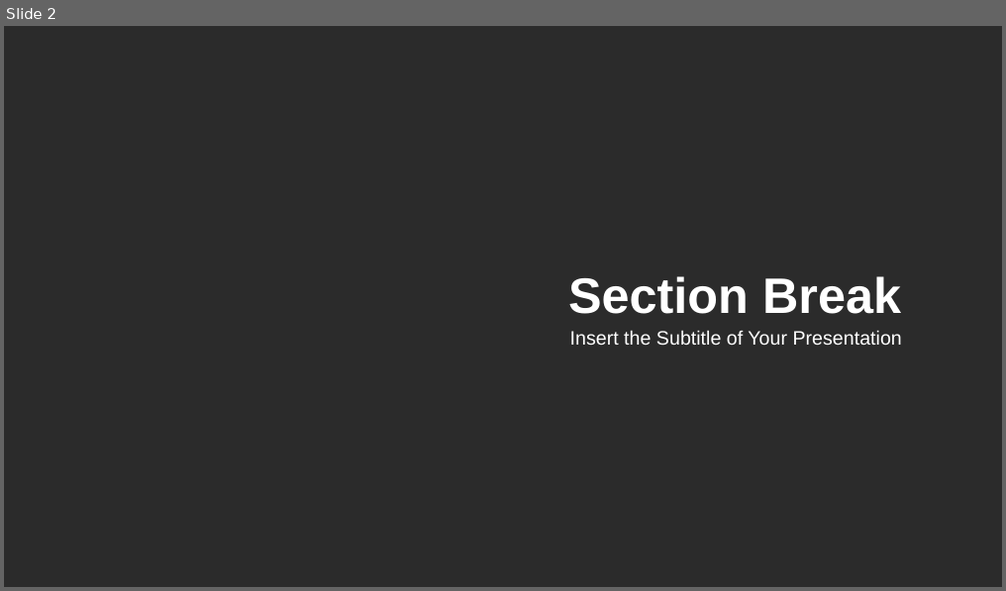
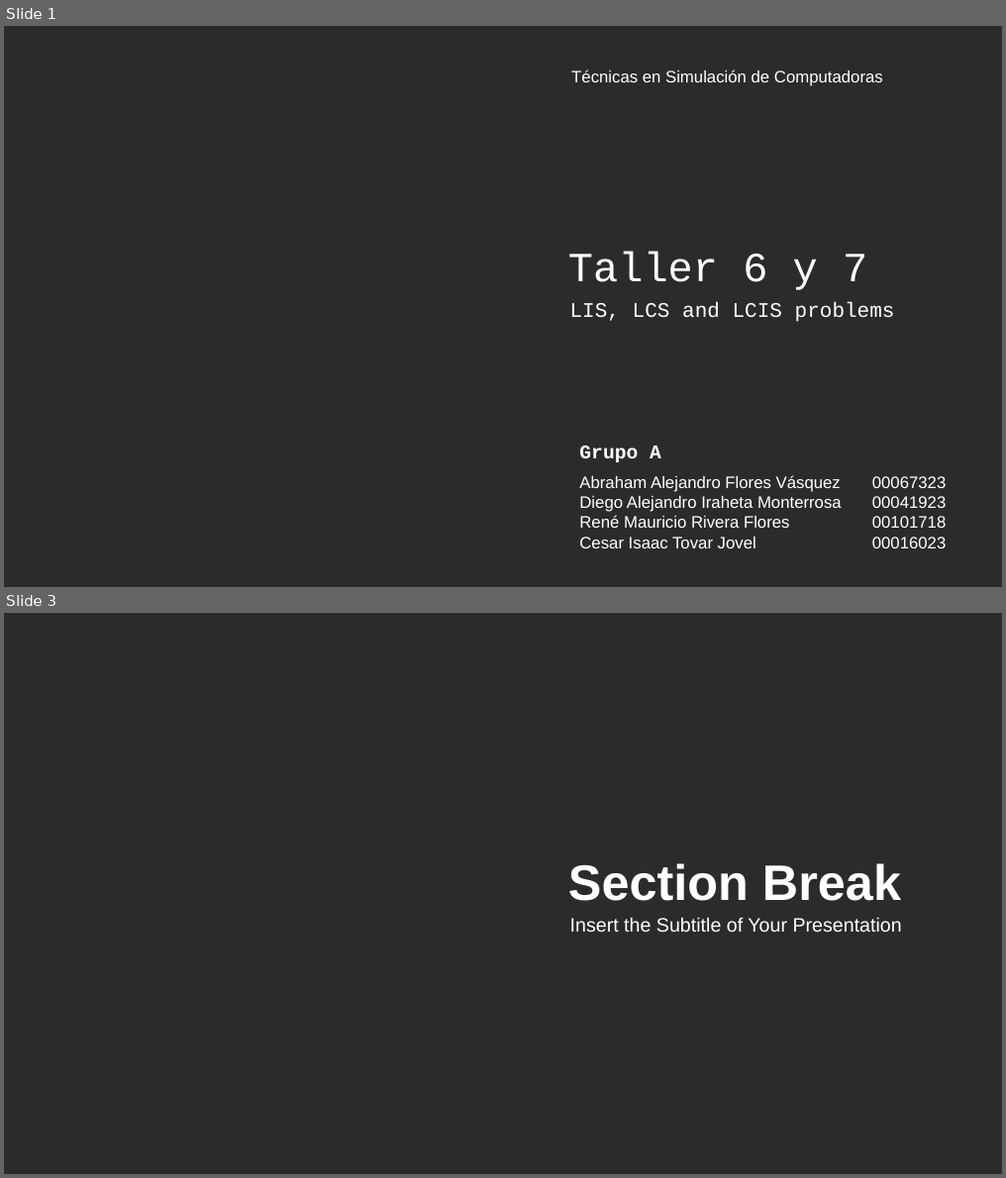
Before and after one commit to AlejandroFV74/UCA_files, a slide deck: Trabajos por ciclo/Ciclo 07/Simulacion_entornos_desarrollo/Block Chain PowerPoint Templates.pptx. Shown one above the other, each under a label of ours: slide 2 before the commit, slides 1 and 3 after it; the slides between them are not shown. The pictures are 1006x591 and 1006x1178 pixels, drawn with LibreOffice and Linux fonts; fonts in the diff are those of the drawing; background and template pictures are left out; a plain dark background stands for a picture behind light text. Boxes give left, top, right and bottom in pixels: in the first picture for what was removed or moved away, otherwise in the second. Text is boxed around its words. In the diff, an @@ line names an element or a change of style, - is before the commit and + after.

```diff
--- a/Trabajos por ciclo/Ciclo 07/Simulacion_entornos_desarrollo/Block Chain PowerPoint Templates.pptx
+++ b/Trabajos por ciclo/Ciclo 07/Simulacion_entornos_desarrollo/Block Chain PowerPoint Templates.pptx
@@ slide 1 added at (4,26,1002,587), background picture (left out) @@
@@ text added at (571,70,883,86), 16 pt, text #FFFFFF @@
+Técnicas en Simulación de Computadoras
@@ text added at (568,251,867,290), 40 pt, text #FFFFFF @@
+Taller 6 y 7
@@ text added at (570,302,895,322), 20 pt, text #FFFFFF @@
+LIS, LCS and LCIS problems
@@ text added at (579,446,661,463), 18.7 pt, text #FFFFFF, bold @@
+Grupo A
@@ text added at (579,475,842,549), 16 pt, text #FFFFFF @@
+Abraham Alejandro Flores Vásquez
+Diego Alejandro Iraheta Monterrosa
+René Mauricio Rivera Flores
+Cesar Isaac Tovar Jovel
@@ text added at (872,476,946,549), 16 pt, text #FFFFFF @@
+00067323
+00041923
+00101718
+00016023
@@ what was slide 2 is now slide 3 @@
```
Also in this commit, not shown: 28 slides changed.
